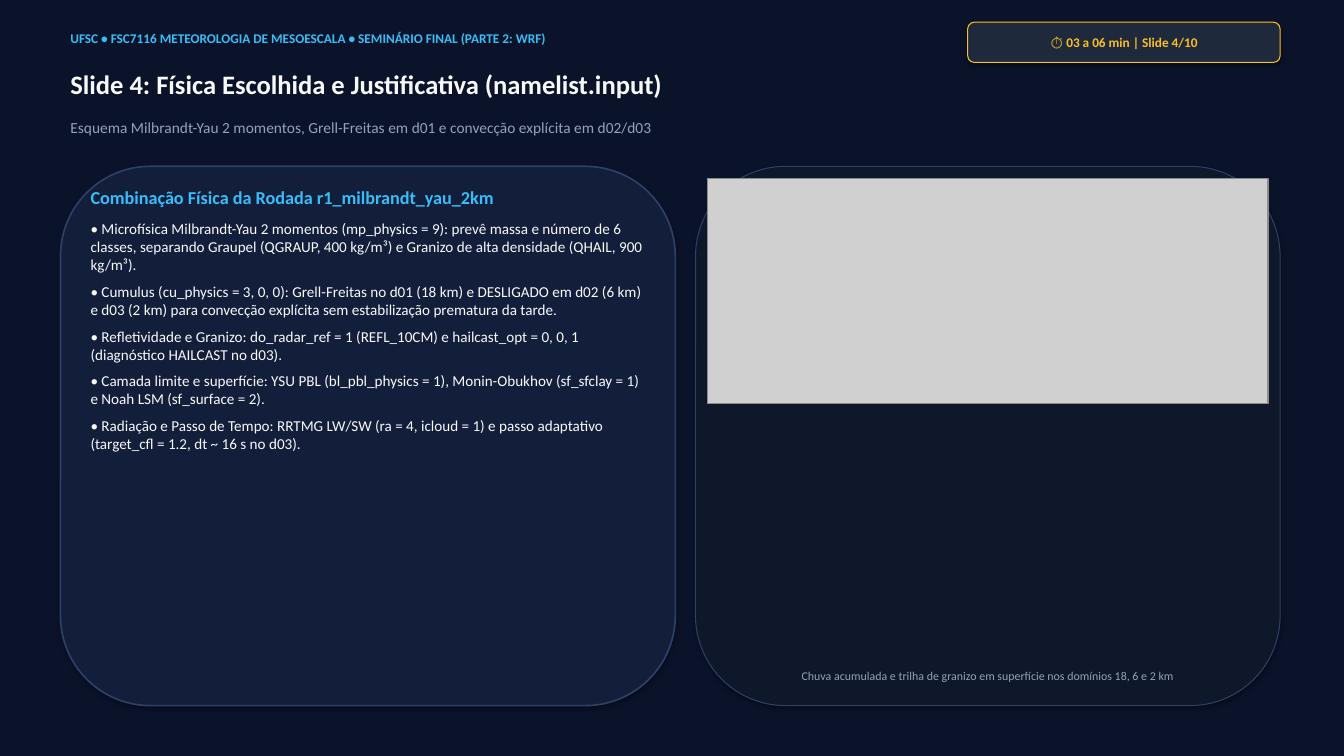
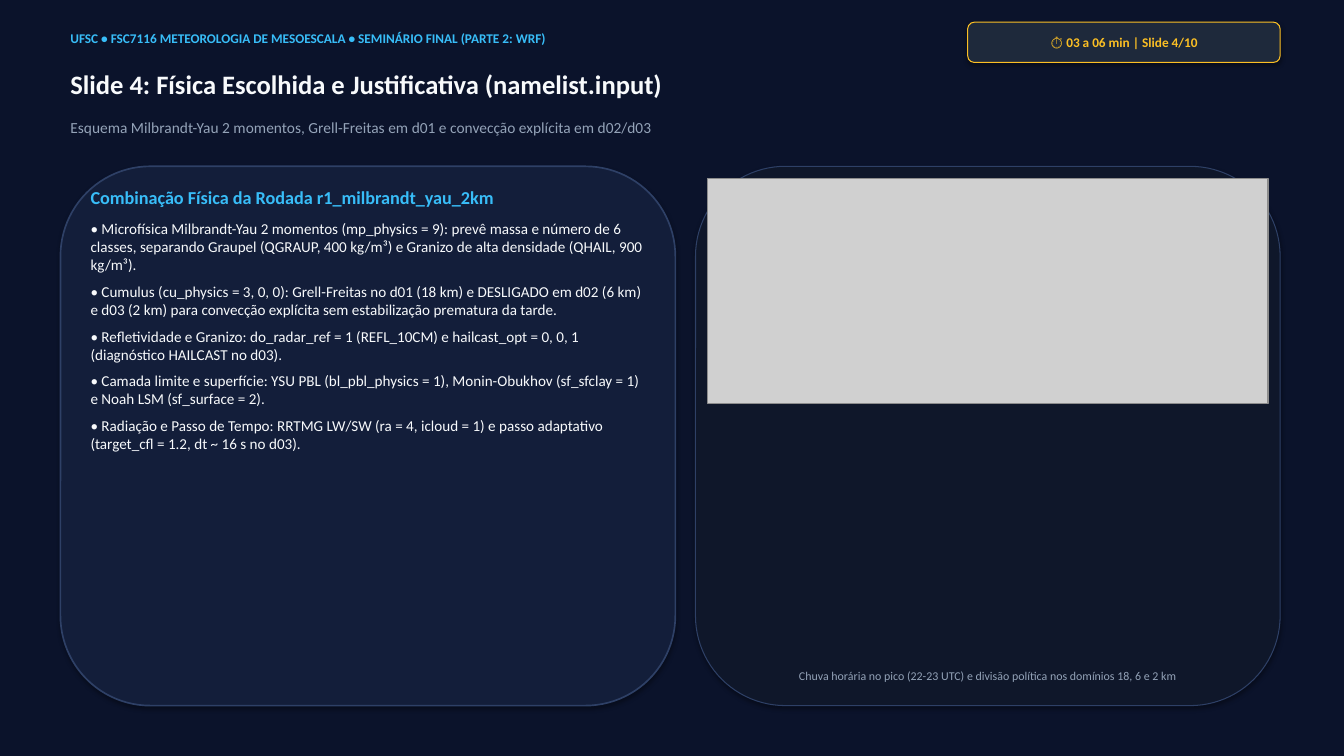
Before and after one commit to reinaldohaas/tarefa-meso, a slide deck: slide 4 of apresentacao/apresentacao_wrf_granizo.pptx. Drawn at 1344x756 pixels with LibreOffice and Linux fonts; fonts in the diff are those of the drawing; grey boxes stand for pictures. Boxes give left, top, right and bottom in pixels: in the first picture for what was removed or moved away, otherwise in the second. Text is boxed around its words. In the diff, an @@ line names an element or a change of style, - is before the commit and + after.

Commit message:
feat(3d): divisao politica em d01/d02, chuva horaria no pico, continuacao pos-pico ao mar e reproducao a 10 fps

```diff
--- a/apresentacao/apresentacao_wrf_granizo.pptx
+++ b/apresentacao/apresentacao_wrf_granizo.pptx
@@ text at (799,671,1176,682): text changed @@
-Chuva acumulada e trilha de granizo em superfície nos domínios 18, 6 e 2 km
+Chuva horária no pico (22-23 UTC) e divisão política nos domínios 18, 6 e 2 km
```
Also in this commit, not shown: 1 other slide changed, 13 other files.
